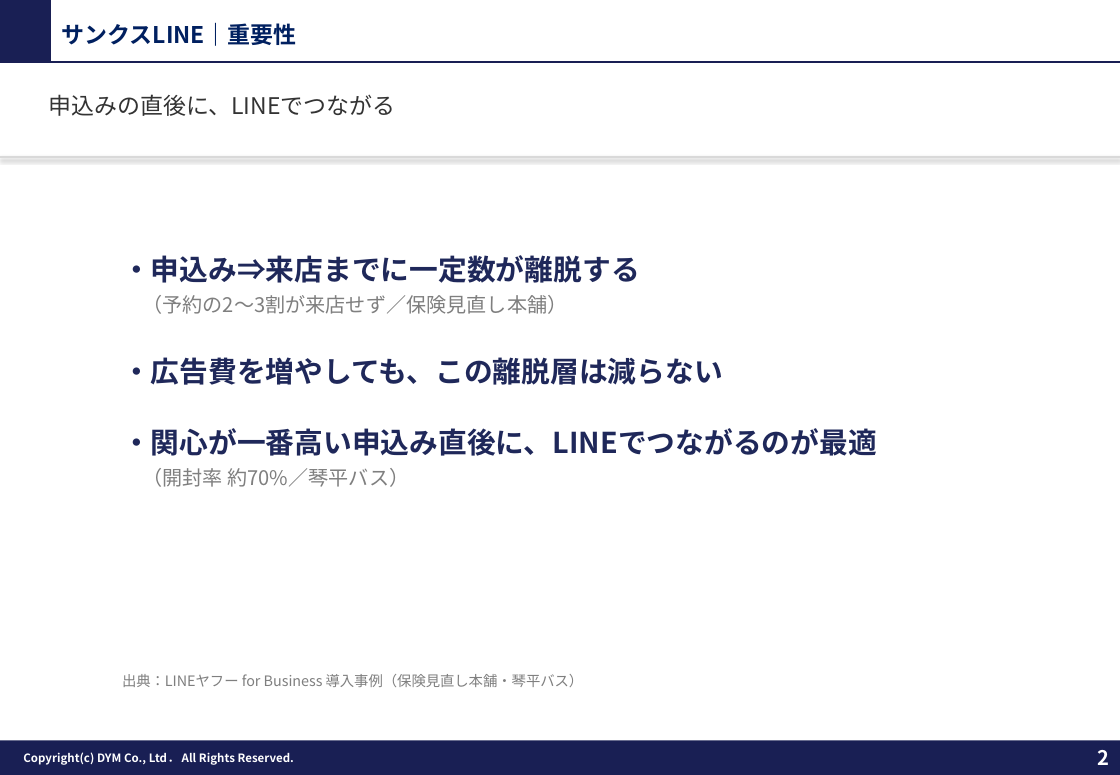
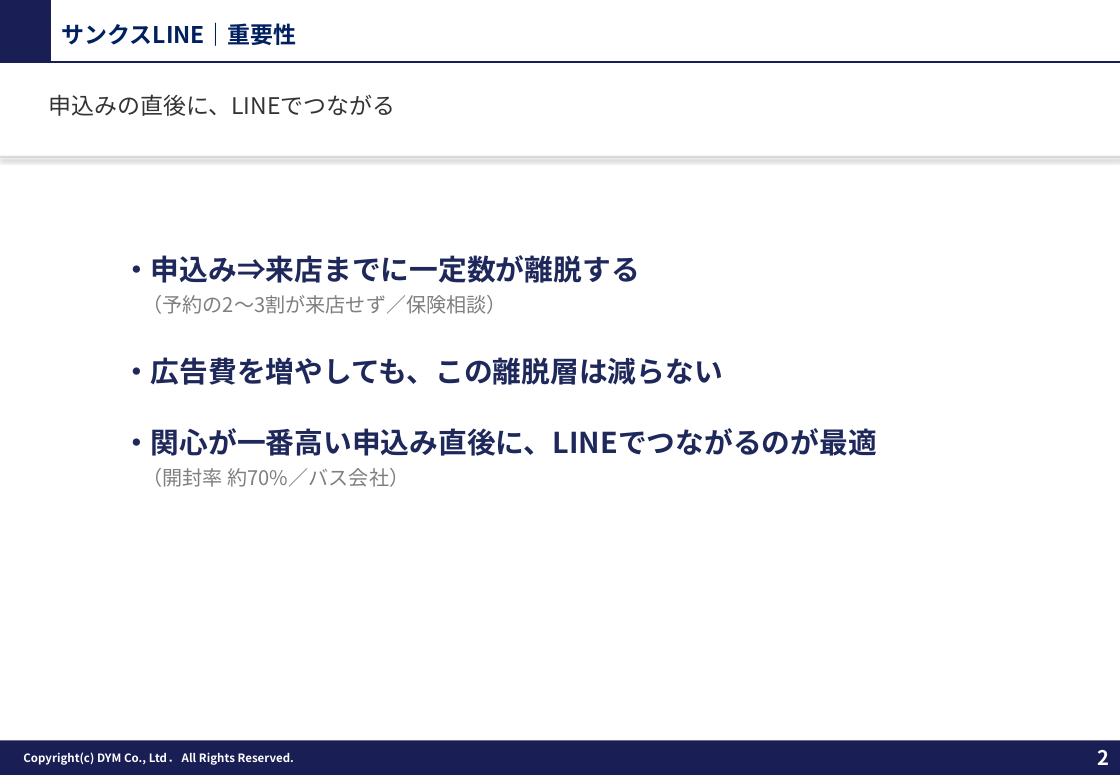
Before and after one commit to tonomura-r-dev/folder, a slide deck: slide 2 of 20261002_サンクスLINEのご提案.pptx. Drawn at 1120x775 pixels with LibreOffice and Linux fonts; fonts in the diff are those of the drawing; background and template pictures are left out. Boxes give left, top, right and bottom in pixels: in the first picture for what was removed or moved away, otherwise in the second. Text is boxed around its words. In the diff, an @@ line names an element or a change of style, - is before the commit and + after.

```diff
--- a/20261002_サンクスLINEのご提案.pptx
+++ b/20261002_サンクスLINEのご提案.pptx
@@ text at bbox=[142, 295, 507, 314]: text changed @@
-（予約の2〜3割が来店せず／保険見直し本舗）
+（予約の2〜3割が来店せず／保険相談）
@@ text at bbox=[142, 468, 409, 487]: text changed @@
-（開封率 約70%／琴平バス）
+（開封率 約70%／バス会社）
@@ text removed at bbox=[122, 674, 584, 687] @@
-出典：LINEヤフー for Business 導入事例（保険見直し本舗・琴平バス）
```
Also in this commit, not shown: 3 other slides changed, 15 other files.
